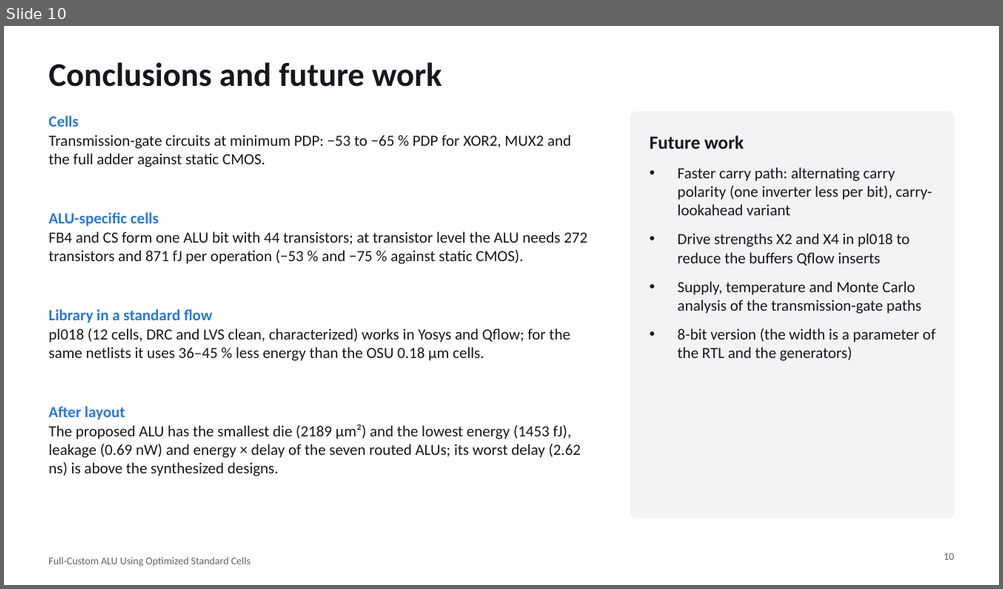
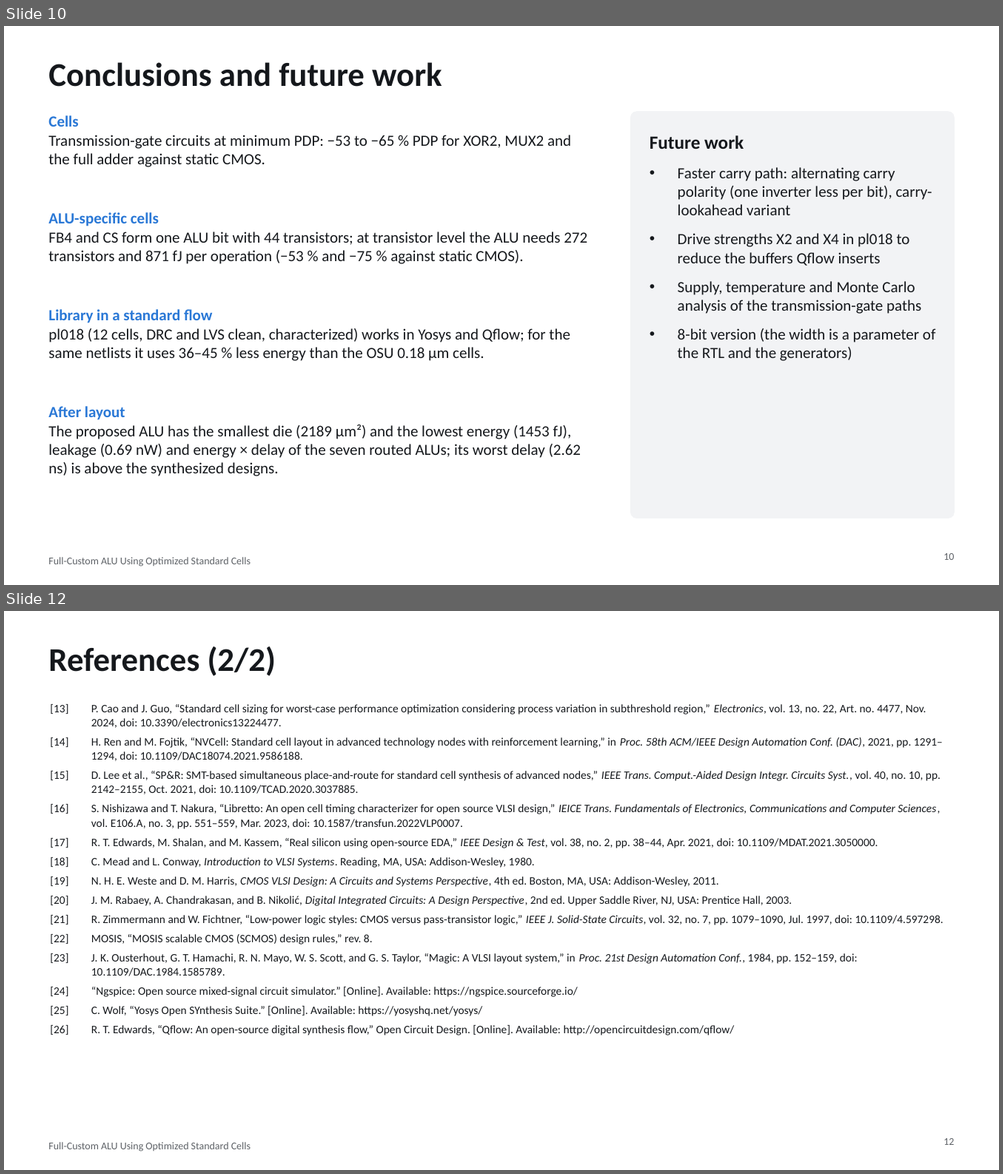
Before and after one commit to manshukgarg/alu-fullcustom-180nm, a slide deck: docs/presentation/ALU4_180nm_presentation.pptx. Shown one above the other, each under a label of ours: slide 10 before the commit, slides 10 and 12 after it; the slides between them are not shown. The pictures are 1003x589 and 1003x1174 pixels, drawn with LibreOffice and Linux fonts; fonts in the diff are those of the drawing. Boxes give left, top, right and bottom in pixels: in the first picture for what was removed or moved away, otherwise in the second. Text is boxed around its words. In the diff, an @@ line names an element or a change of style, - is before the commit and + after.

```diff
--- a/docs/presentation/ALU4_180nm_presentation.pptx
+++ b/docs/presentation/ALU4_180nm_presentation.pptx
@@ slide 12 added at [4, 611, 999, 1170], background #FFFFFF; not listed: 1 template element that a slide beside it also shows @@
@@ title added at [48, 647, 276, 676], 32 pt, text #15181C, bold @@
+References (2/2)
@@ table added at [48, 701, 954, 1039], 14 rows, 2 columns @@
+[13] | P. Cao and J. Guo, “Standard cell sizing for worst-case performance optimization considering process variation in subthreshold region,” Electronics, vol. 13, no. 22, Art. no. 4477, Nov. 2024, doi: 10.3390/electronics13224477.
+[14] | H. Ren and M. Fojtik, “NVCell: Standard cell layout in advanced technology nodes with reinforcement learning,” in Proc. 58th ACM/IEEE Design Automation Conf. (DAC), 2021, pp. 1291–1294, doi: 10.1109/DAC18074.2021.9586188.
+[15] | D. Lee et al., “SP&R: SMT-based simultaneous place-and-route for standard cell synthesis of advanced nodes,” IEEE Trans. Comput.-Aided Design Integr. Circuits Syst., vol. 40, no. 10, pp. 2142–2155, Oct. 2021, doi: 10.1109/TCAD.2020.3037885.
+[16] | S. Nishizawa and T. Nakura, “Libretto: An open cell timing characterizer for open source VLSI design,” IEICE Trans. Fundamentals of Electronics, Communications and Computer Sciences, vol. E106.A, no. 3, pp. 551–559, Mar. 2023, doi: 10.1587/transfun.2022VLP0007.
+[17] | R. T. Edwards, M. Shalan, and M. Kassem, “Real silicon using open-source EDA,” IEEE Design & Test, vol. 38, no. 2, pp. 38–44, Apr. 2021, doi: 10.1109/MDAT.2021.3050000.
+[18] | C. Mead and L. Conway, Introduction to VLSI Systems. Reading, MA, USA: Addison-Wesley, 1980.
+[19] | N. H. E. Weste and D. M. Harris, CMOS VLSI Design: A Circuits and Systems Perspective, 4th ed. Boston, MA, USA: Addison-Wesley, 2011.
+[20] | J. M. Rabaey, A. Chandrakasan, and B. Nikolić, Digital Integrated Circuits: A Design Perspective, 2nd ed. Upper Saddle River, NJ, USA: Prentice Hall, 2003.
+[21] | R. Zimmermann and W. Fichtner, “Low-power logic styles: CMOS versus pass-transistor logic,” IEEE J. Solid-State Circuits, vol. 32, no. 7, pp. 1079–1090, Jul. 1997, doi: 10.1109/4.597298.
+[22] | MOSIS, “MOSIS scalable CMOS (SCMOS) design rules,” rev. 8.
+[23] | J. K. Ousterhout, G. T. Hamachi, R. N. Mayo, W. S. Scott, and G. S. Taylor, “Magic: A VLSI layout system,” in Proc. 21st Design Automation Conf., 1984, pp. 152–159, doi: 10.1109/DAC.1984.1585789.
+[24] | “Ngspice: Open source mixed-signal circuit simulator.” [Online]. Available: https://ngspice.sourceforge.io/
+[25] | C. Wolf, “Yosys Open SYnthesis Suite.” [Online]. Available: https://yosyshq.net/yosys/
+[26] | R. T. Edwards, “Qflow: An open-source digital synthesis flow,” Open Circuit Design. [Online]. Available: http://opencircuitdesign.com/qflow/
@@ page number added at [943, 1139, 953, 1145], 10 pt, text #5F6368 @@
+12
```
Also in this commit, not shown: 4 slides changed, 1 other slide added, 2 other files.
